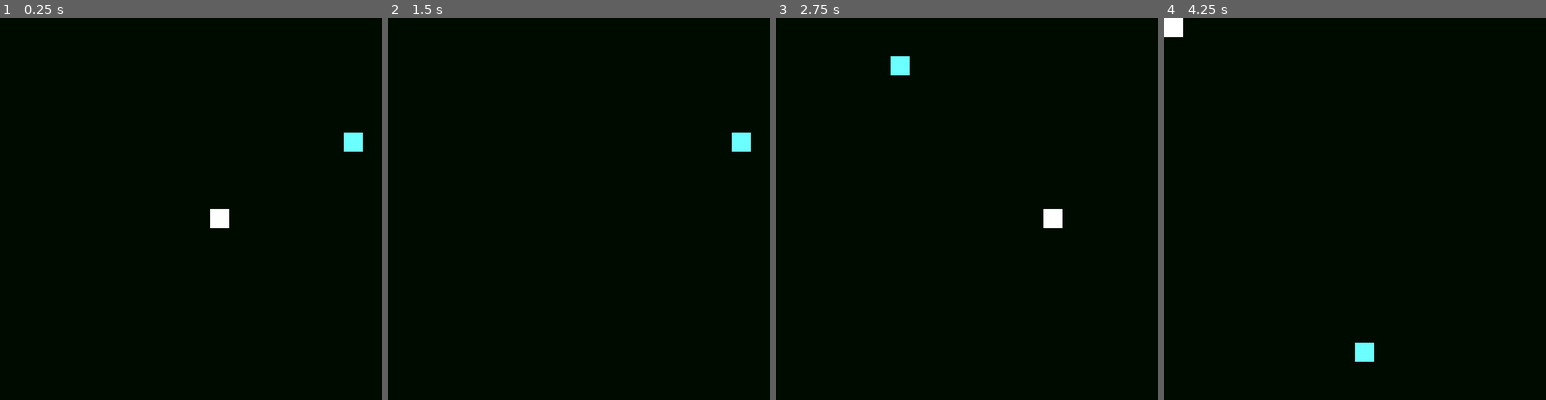
Above: before the commit, frames 1-4 (left to right).
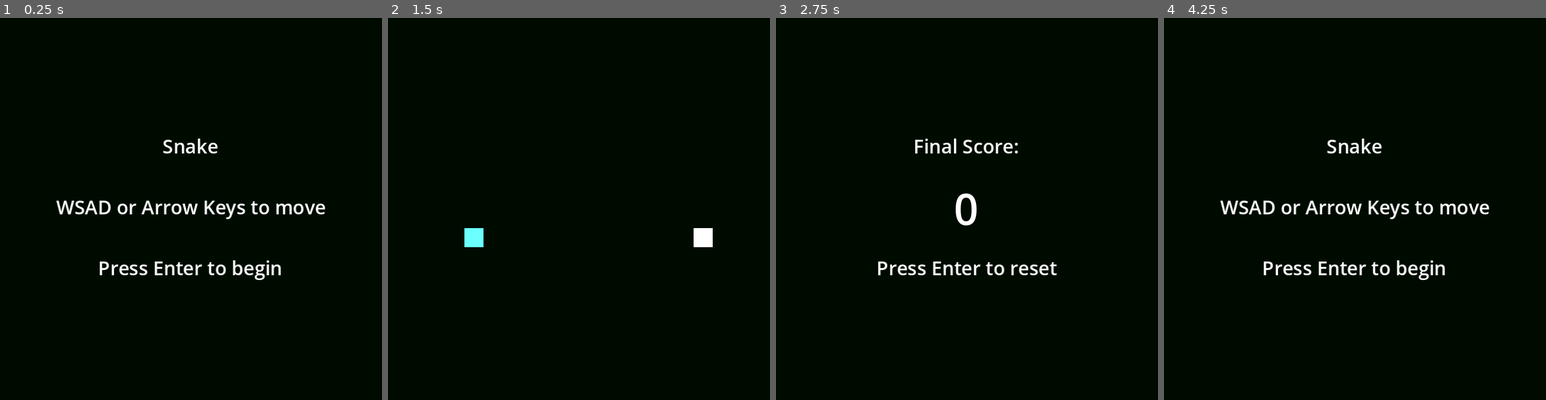
Above: after the commit, the same moments.

Repository: d-ond/Godot-Snake
Game: Godot game, scene res://board.tscn
Same seed, same stepped clock (60 frames per second), same inputs: the game is played once before the commit and once after it.
Inputs:
- Up to frame 1 (0.25 s): no input
- Up to frame 2 (1.5 s): tap Enter (ui_accept) at 0.5, 0.6, 0.77, 1.07, 1.35 s; hold D (right) 0.53-1.28 s; hold S (down) from 1.28 s (still down)
- Up to frame 3 (2.75 s): tap Enter (ui_accept) at 1.52, 1.82, 2.1 s; release S (down) at 2.03 s; hold D (right) from 2.03 s (still down)
- Up to frame 4 (4.25 s): tap Enter (ui_accept) at 2.75, 2.85, 3.02, 3.32, 3.6, 3.77, 4.07 s; release D (right) at 2.78 s; hold W (up) 2.78-3.53 s; hold A (left) from 3.53 s (still down); tap R (reset) at 4.15 s

The runs differ from the first frame. In frame 1, 2.5% of the frame differs, in the area x 14-95%, y 30-69%; in frame 2, 0.8%; in frame 3, 1.9%; in frame 4, 2.6%, in the area x 0-86%, y 0-90%.

Commit message:
fixed issues with game over

Diff:
--- a/board.gd
+++ b/board.gd
@@ -5,10 +5,57 @@
 
 const SQUARE_DIMENSION = 16
 
+@onready var start_screen: Control = $StartScreen
+@onready var end_screen: Control = $EndScreen
+
 @onready var snake = preload("res://snake.tscn")
 @onready var target = preload("res://target.tscn")
 
+@onready var score_label: Label = $EndScreen/ScoreLabel
+
+var is_start = true
+var is_end = false
+
+var sn = null
+var ta = null
+
+var score = 0
+var final_score = 0
+
 func _ready() -> void:
+	start_screen.show()
+
+func _process(_delta: float) -> void:
+	if not is_end and not is_start:
+		if sn.get_child(0).row == ta.row and sn.get_child(0).col == ta.col:
+			ta.row = randi_range(0, rows)
+			ta.col = randi_range(0, cols)
+			ta.position = Vector2(ta.row * SQUARE_DIMENSION, ta.col * SQUARE_DIMENSION)
+			sn.generate_new_piece()
+			score += 1
+
+	if Input.is_action_just_pressed("reset"):
+		get_tree().reload_current_scene()
+
+	if Input.is_action_just_pressed("ui_accept") and is_start:
+		generate_snake()
+
+	if Input.is_action_just_pressed("ui_accept") and is_end:
+		get_tree().reload_current_scene()
+	if is_end:
+		sn.hide()
+		ta.hide()
+
+func game_over():
+	is_start = false
+	is_end = true
+	final_score = score
+	show_end_screen()
+
+func generate_snake():
+	is_start = false
+	is_end = false
+	start_screen.hide()
 	var s = snake.instantiate()
 	add_child(s)
 	var t = target.instantiate()
@@ -16,19 +63,9 @@
 	t.col = randi_range(0, cols)
 	t.position = Vector2(t.row * SQUARE_DIMENSION, t.col * SQUARE_DIMENSION)
 	add_child(t)
+	sn = get_child(2)
+	ta = get_child(3)
 
-func _process(_delta: float) -> void:
-	var s = get_child(0)
-	var t = get_child(1)
-
-	if s.get_child(0).row == t.row and s.get_child(0).col == t.col:
-		t.row = randi_range(0, rows)
-		t.col = randi_range(0, cols)
-		t.position = Vector2(t.row * SQUARE_DIMENSION, t.col * SQUARE_DIMENSION)
-		s.generate_new_piece()
-
-	if Input.is_action_just_pressed("reset"):
-		get_tree().reload_current_scene()
-
-func game_over():
-	get_tree().reload_current_scene()
+func show_end_screen():
+	end_screen.show()
+	score_label.text = str(final_score)
--- a/board.tscn
+++ b/board.tscn
@@ -1,6 +1,58 @@
-[gd_scene load_steps=2 format=3 uid="uid://bn8jgy364nyah"]
+[gd_scene load_steps=4 format=3 uid="uid://bn8jgy364nyah"]
 
 [ext_resource type="Script" path="res://board.gd" id="1_6rwqh"]
 
+[sub_resource type="LabelSettings" id="LabelSettings_fdi6r"]
+
+[sub_resource type="LabelSettings" id="LabelSettings_shdm2"]
+font_size = 36
+
 [node name="Board" type="Node2D"]
 script = ExtResource("1_6rwqh")
+
+[node name="StartScreen" type="Control" parent="."]
+layout_mode = 3
+anchors_preset = 0
+offset_right = 320.0
+offset_bottom = 320.0
+
+[node name="Label" type="Label" parent="StartScreen"]
+layout_mode = 0
+offset_right = 320.0
+offset_bottom = 320.0
+text = "Snake
+
+WSAD or Arrow Keys to move
+
+Press Enter to begin"
+label_settings = SubResource("LabelSettings_fdi6r")
+horizontal_alignment = 1
+vertical_alignment = 1
+
+[node name="EndScreen" type="Control" parent="."]
+visible = false
+layout_mode = 3
+anchors_preset = 0
+offset_right = 320.0
+offset_bottom = 320.0
+
+[node name="Label" type="Label" parent="EndScreen"]
+layout_mode = 0
+offset_right = 320.0
+offset_bottom = 320.0
+text = "Final Score:
+
+
+
+Press Enter to reset"
+horizontal_alignment = 1
+vertical_alignment = 1
+
+[node name="ScoreLabel" type="Label" parent="EndScreen"]
+layout_mode = 0
+offset_right = 320.0
+offset_bottom = 320.0
+text = "0"
+label_settings = SubResource("LabelSettings_shdm2")
+horizontal_alignment = 1
+vertical_alignment = 1
